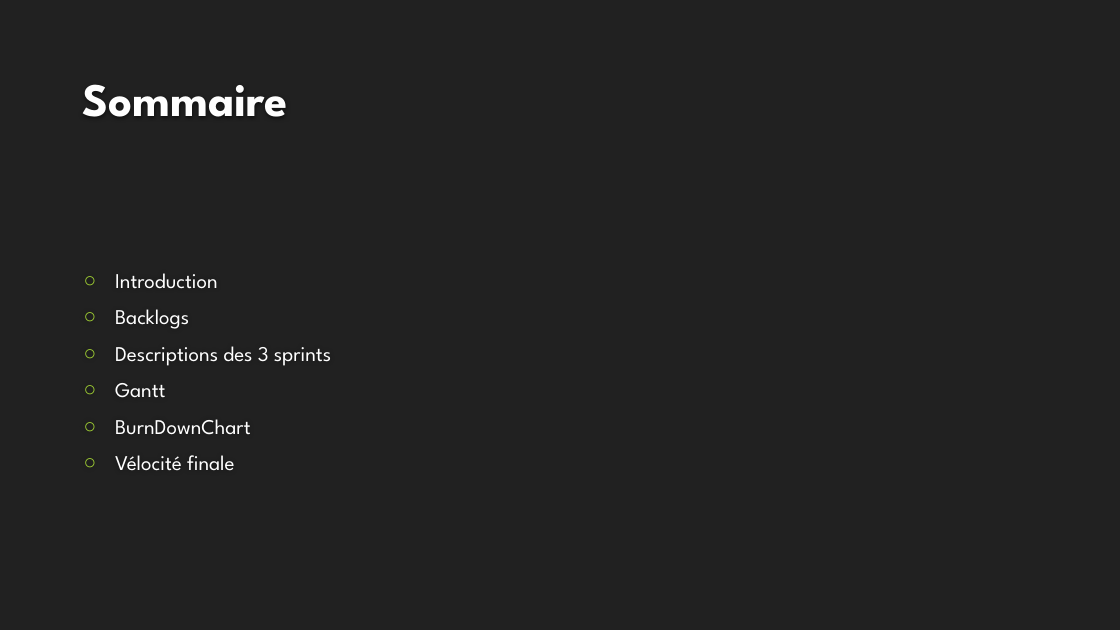
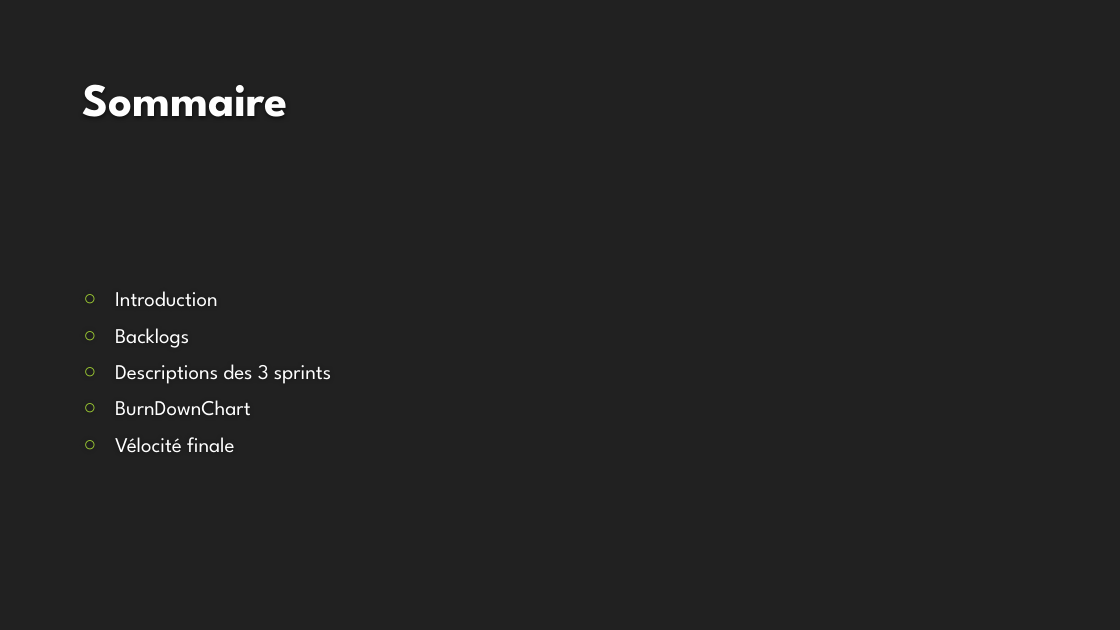
Before and after one commit to MarvinRmx/covogreen, a slide deck: slide 2 of doc/CovoGreen-slides.pptx. Drawn at 1120x630 pixels with LibreOffice and Linux fonts; fonts in the diff are those of the drawing; background and template pictures are left out. Boxes give left, top, right and bottom in pixels: in the first picture for what was removed or moved away, otherwise in the second. Text is boxed around its words. In the diff, an @@ line names an element or a change of style, - is before the commit and + after.

Commit message:
update slides

```diff
--- a/doc/CovoGreen-slides.pptx
+++ b/doc/CovoGreen-slides.pptx
@@ text at bbox=[115, 383, 165, 398]: paragraph removed @@
-○ Gantt
```
Also in this commit, not shown: 9 slides added, 1 slide removed.
